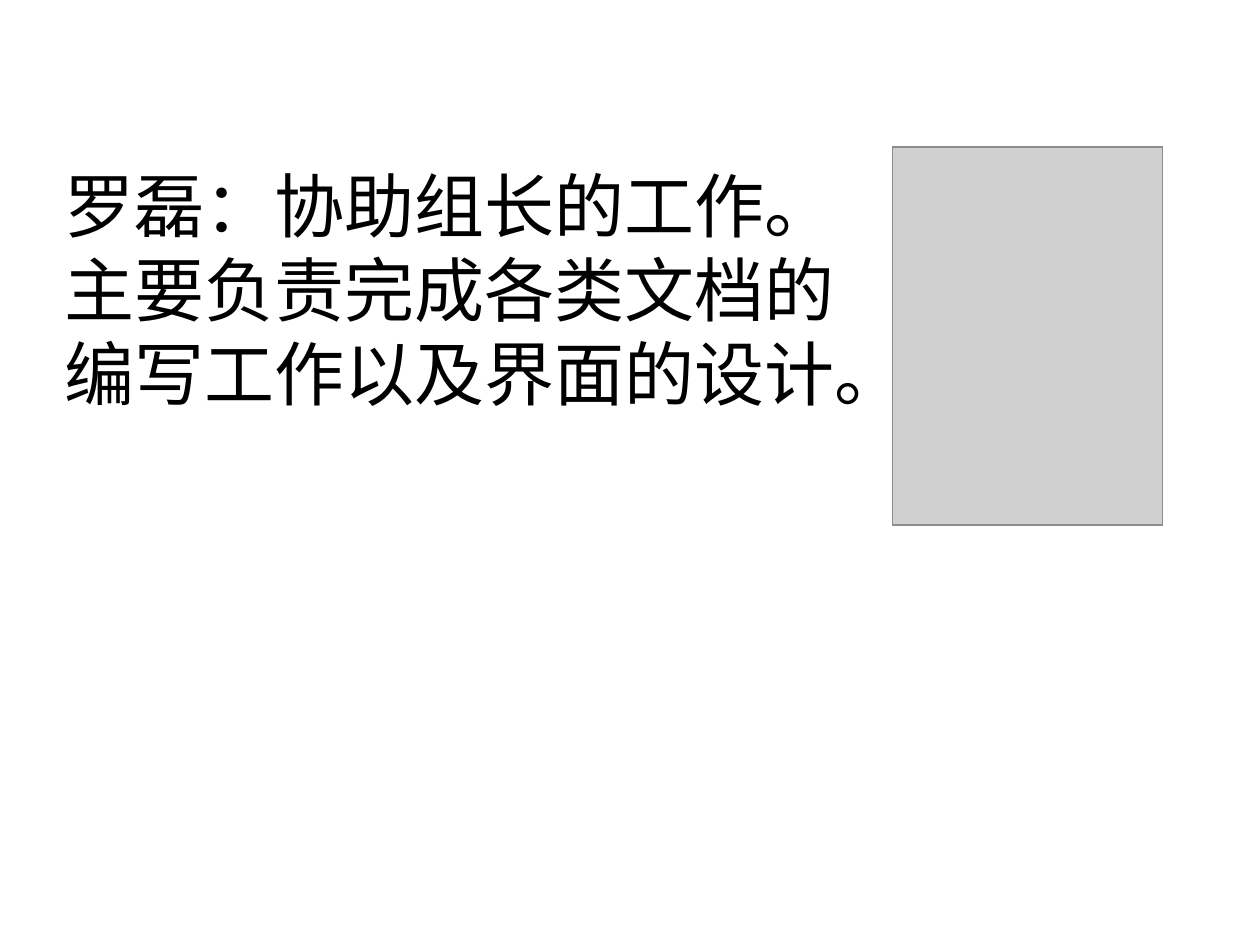
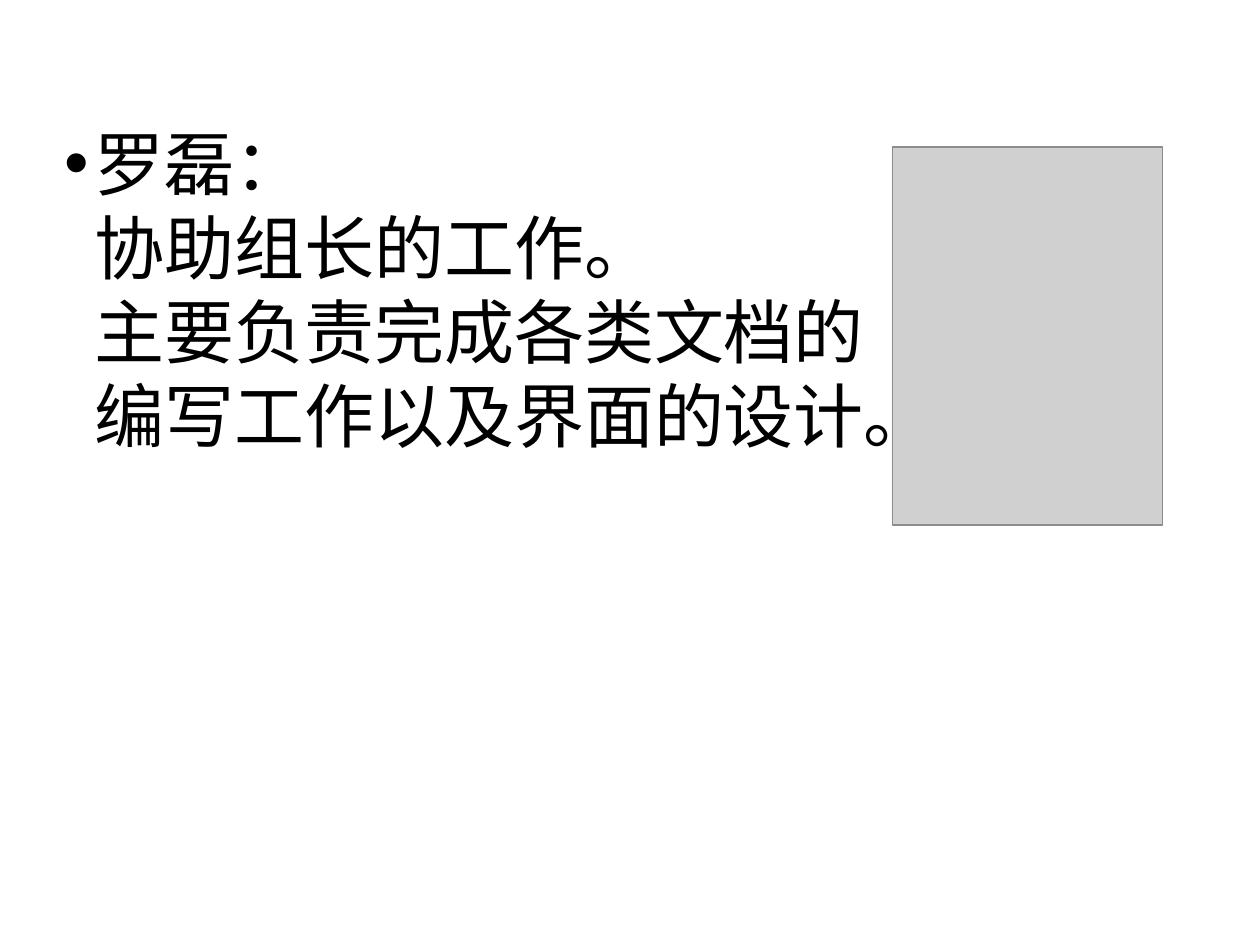
Before and after one commit to MengmengKang/ktv613, a slide deck: slide 18 of doc/KTV智能点播.ppt. Drawn at 1260x945 pixels with LibreOffice and Linux fonts; fonts in the diff are those of the drawing; grey boxes stand for pictures; background and template pictures are left out. Boxes give left, top, right and bottom in pixels: in the first picture for what was removed or moved away, otherwise in the second. Text is boxed around its words. In the diff, an @@ line names an element or a change of style, - is before the commit and + after.

```diff
--- a/doc/KTV智能点播.ppt
+++ b/doc/KTV智能点播.ppt
@@ title at <box>95,134,934,459</box>: text changed @@
-罗磊：协助组长的工作。
-主要负责完成各类文档的
-编写工作以及界面的设计。
+• 罗磊：
+  协助组长的工作。
+  主要负责完成各类文档的
+  编写工作以及界面的设计。
```
Also in this commit, not shown: 3 other slides changed, 1 other file.
